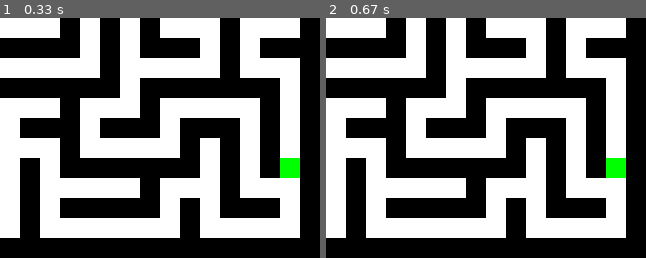
Above: before the commit, frames 1-2 (left to right).
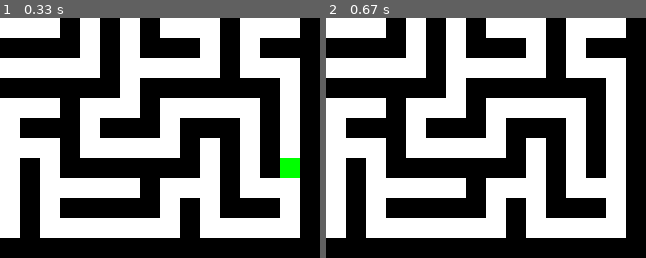
Above: after the commit, the same moments.

Repository: PawiX25/PygameMaze
Game: pygame game, started from game.py
The game is run twice, just before and just after one commit, with the same random seed, the same clock (stepped at 60 frames per second) and the same inputs.
Inputs:
- Up to frame 1 (0.33 s): no input
- Up to frame 2 (0.67 s): no input
The pictures show only the part of the screen within x 50-100%, y 50-100%; the shares and areas given below are measured in that part.

Frame 1 is identical in both runs. In frame 2, 0.5% of the frame differs, in the area x 87-94%, y 58-67%.

Commit message:
Implement smooth player movement and blinking goal effect

Diff:
--- a/game.py
+++ b/game.py
@@ -51,20 +51,37 @@
 goal_x, goal_y = generate_goal(maze)
 
 player_x, player_y = 0, 0
+target_x, target_y = player_x, player_y
+animation_speed = 0.1
+moving = False
 
 start_time = time.time()
 timer_duration = 60
 
 font = pygame.font.SysFont(None, 48)
 
+goal_blink_time = 0.5
+goal_blink_state = True
+goal_blink_start = time.time()
+
 def draw_maze(maze, player_pos, goal_pos, remaining_time):
+    global goal_blink_state, goal_blink_start
+
     screen.fill(WHITE)
+
     for y, row in enumerate(maze):
         for x, cell in enumerate(row):
             color = BLACK if cell == 1 else WHITE
             pygame.draw.rect(screen, color, (x * CELL_SIZE, y * CELL_SIZE, CELL_SIZE, CELL_SIZE))
+
+    if time.time() - goal_blink_start >= goal_blink_time:
+        goal_blink_state = not goal_blink_state
+        goal_blink_start = time.time()
+
+    if goal_blink_state:
+        pygame.draw.rect(screen, GREEN, (goal_pos[0] * CELL_SIZE, goal_pos[1] * CELL_SIZE, CELL_SIZE, CELL_SIZE))
+
     pygame.draw.rect(screen, RED, (player_pos[0] * CELL_SIZE, player_pos[1] * CELL_SIZE, CELL_SIZE, CELL_SIZE))
-    pygame.draw.rect(screen, GREEN, (goal_pos[0] * CELL_SIZE, goal_pos[1] * CELL_SIZE, CELL_SIZE, CELL_SIZE))
 
     timer_text_surface = pygame.Surface((250, 50))
     timer_text_surface.fill(YELLOW)
@@ -84,17 +101,36 @@
             running = False
 
     keys = pygame.key.get_pressed()
+    new_x, new_y = player_x, player_y
     if keys[pygame.K_LEFT] and player_x > 0 and maze[player_y][player_x - 1] == 0:
-        player_x -= 1
+        new_x = player_x - 1
+        moving = True
     if keys[pygame.K_RIGHT] and player_x < MAZE_WIDTH - 1 and maze[player_y][player_x + 1] == 0:
-        player_x += 1
+        new_x = player_x + 1
+        moving = True
     if keys[pygame.K_UP] and player_y > 0 and maze[player_y - 1][player_x] == 0:
-        player_y -= 1
+        new_y = player_y - 1
+        moving = True
     if keys[pygame.K_DOWN] and player_y < MAZE_HEIGHT - 1 and maze[player_y + 1][player_x] == 0:
-        player_y += 1
+        new_y = player_y + 1
+        moving = True
+
+    if moving:
+        target_x, target_y = new_x, new_y
+        moving = False
 
     elapsed_time = time.time() - start_time
     remaining_time = max(0, timer_duration - int(elapsed_time))
+
+    if player_x != target_x or player_y != target_y:
+        dx = (target_x - player_x) * animation_speed
+        dy = (target_y - player_y) * animation_speed
+        player_x += dx
+        player_y += dy
+        if abs(player_x - target_x) < 1 and abs(player_y - target_y) < 1:
+            player_x, player_y = target_x, target_y
+    else:
+        player_x, player_y = int(player_x), int(player_y)
 
     if (player_x, player_y) == (goal_x, goal_y):
         print("Congratulations! You reached the goal!")
@@ -104,7 +140,7 @@
         print("Time's up! Game Over.")
         running = False
 
-    draw_maze(maze, (player_x, player_y), (goal_x, goal_y), remaining_time)
+    draw_maze(maze, (int(player_x), int(player_y)), (goal_x, goal_y), remaining_time)
 
     clock.tick(FPS)
 
